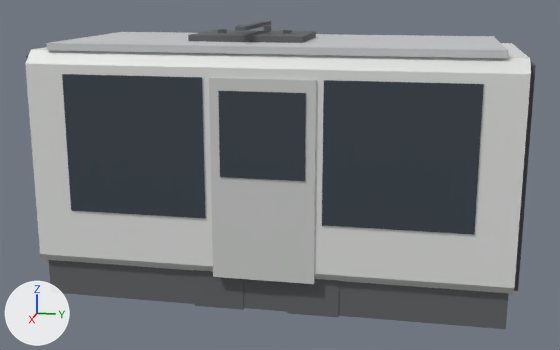
Two versions of the glTF model public/models/tram-mid-panto.glb, one commit apart.
Rendered twice from a camera (50 mm lens) standing at (10.34, 2.02, 2.31) and looking at (0.07, -0.04, -0.26). Lighting does not change. The marker at lower left points along +X, +Y and +Z. The picture after the commit comes second. Vertices at exactly the same position are counted once.

Script lines for the objects in view, before the commit:
```python
me_tram_mid_panto = bpy.data.meshes.new('tram-mid-panto')
me_tram_mid_panto.from_pydata(...)  # 198 vertices, 308 faces; spans x -1.37..1.37, y -3.11..3.11, z -1.8..1.79
# faces by material slot: [144, 16, 40, 12, 72, 24]
me_tram_mid_panto.materials.append(mat_chassis)  # dark grey #656769
me_tram_mid_panto.materials.append(mat_body)  # white #e5e6e4
me_tram_mid_panto.materials.append(mat_bellows)  # dark grey #555557
me_tram_mid_panto.materials.append(mat_roof)  # light grey #cbcecf
me_tram_mid_panto.materials.append(mat_glass)  # greyish blue #3c454d
me_tram_mid_panto.materials.append(mat_door)  # light grey #ced0ce
# before: 144 (1.35, 0.74, 1.22) at pixel (323, 80), 145 (1.35, 0.74, -0.55) at pixel (321, 225), 146 (1.28, 0.74, -0.55), 147 (1.28, 0.74, 1.22)
# before: 158 (1.35, -0.74, -0.55) at pixel (205, 218), 159 (1.35, -0.74, 1.22) at pixel (201, 77), 164 (1.28, -0.74, 1.22), 165 (1.28, -0.74, -0.55)
ob_tram_mid_panto = bpy.data.objects.new('tram-mid-panto', me_tram_mid_panto)
ob_tram_mid_panto.location = (0.0, 0.0, 0.0)
```
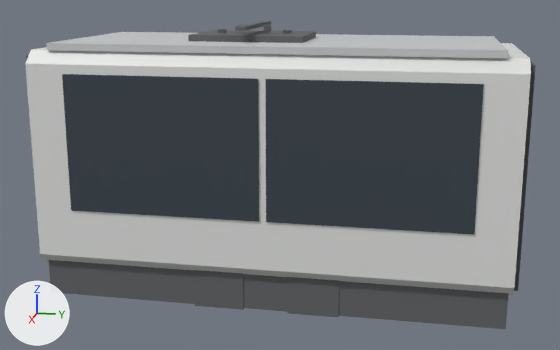
Patch to the scene script:
```diff
--- a/public/models/tram-mid-panto.glb.py
+++ b/public/models/tram-mid-panto.glb.py
@@ me_tram_mid_panto @@
 # used by ob_tram_mid_panto; location = (0.0, 0.0, 0.0)
 # verts and faces of me_tram_mid_panto; kept vertices keep their numbers, new ones are numbered from 198
-me_tram_mid_panto.from_pydata(...)  # 198 vertices, 308 faces; spans x -1.37..1.37, y -3.11..3.11, z -1.8..1.79
+me_tram_mid_panto.from_pydata(...)  # 182 vertices, 284 faces; spans x -1.37..1.35, y -3.11..3.11, z -1.8..1.79
+# me_tram_mid_panto part 1: the loose piece of 8 vertices spanning x 1.29..1.35, y -0.65..0.65, z -1.32..1.22 is deleted
+# me_tram_mid_panto part 2: the loose piece of 8 vertices spanning x 1.35..1.37, y -0.53..0.53, z 0.0..1.07 is deleted
+# me_tram_mid_panto part 3
+for i in [*range(144, 148)]: verts[i] += (0.0, -0.69, 0.0)
+# me_tram_mid_panto part 4
+for i in [158, 159, 164, 165]: verts[i] += (0.0, 0.69, 0.0)
 me_tram_mid_panto.materials.append(mat_chassis)
```

Changed parts and their boxes [x1, y1, x2, y2] in the pictures (560 x 350 px; the box of a moved part takes in the faces that stretch with it):
part 1 of me_tram_mid_panto, deleted
    before: [209, 77, 316, 284]
part 2 of me_tram_mid_panto, deleted
    before: [218, 91, 306, 181]
part 3 of me_tram_mid_panto, moved or reshaped
    before: [322, 80, 484, 235]
    after: [266, 79, 484, 235]
part 4 of me_tram_mid_panto, moved or reshaped
    before: [62, 74, 206, 218]
    after: [62, 74, 259, 222]
